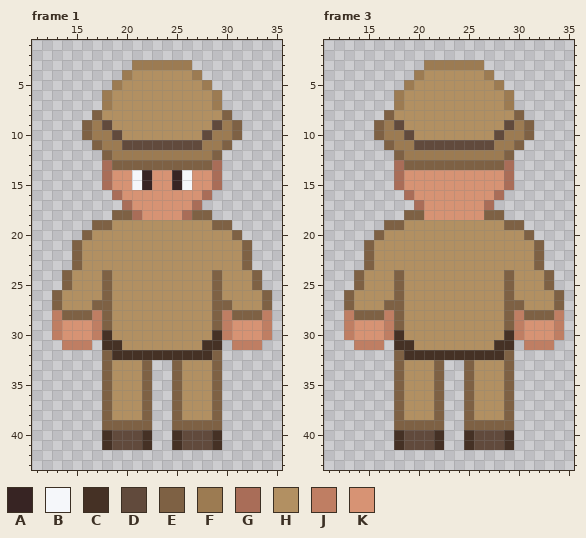
A pixel-art file gets an edit: Player/WIP Aseprite/Player 360.aseprite. Above: the version before the commit.
48x48 pixels, 4 frames. Colours within 5 levels of each other are drawn and written as one. Shown: frame 1: x 11..35, y 1..43; frame 3: x 11..35, y 1..43. The commit also changed other frames, which this record leaves out.
Visible layers, top first: "Hat", "Head", "ShirtLeftArm", "Left Arm", "Shirt RightArm", "Right Arm", "PantBootsLeftLeg", "Left Leg", "PantBootsRightLeg", "Right Leg", "ShirtTorso", "Torso".
Palette (. is transparent): A #372423  B #f5f7fa  C #453125  D #614a3c  E #7e6144  F #9c7b52  G #a96d58  H #b29062  J #bf7e63  K #d79374
Pixels before, frame 1, first column x 13:
 3 ........FFFFFF........
 4 .......FHHHHHHF.......
 5 ......FHHHHHHHHF......
 6 .....FHHHHHHHHHHF.....
 7 .....FHHHHHHHHHHF.....
 8 ....EHHHHHHHHHHHHE....
 9 ...EFDHHHHHHHHHHDFE...
10 ...EFFDHHHHHHHHDFFE...
11 ....EFFDDDDDDDDFFE....
12 .....EFFFFFFFFFFE.....
13 .....GEEEEEEEEEEG.....
14 .....GKKBAKKABKKG.....
15 .....GKKBAKKABKKG.....
16 ......GKKKKKKKKG......
17 .......GKKKKKKG.......
18 ......EEGKKKKGEE......
19 ....EEHHHHHHHHHHEE....
20 ...EHHHHHHHHHHHHHHE...
21 ..EHHHHHHHHHHHHHHHHE..
22 ..EHHHHHHHHHHHHHHHHE..
23 ..EHHHHHHHHHHHHHHHHE..
24 .EHHHEHHHHHHHHHHEHHHE.
25 .EHHHEHHHHHHHHHHEHHHE.
26 EHHHHEHHHHHHHHHHEHHHHE
27 EHHHEEHHHHHHHHHHEEHHHE
28 JEEEJEHHHHHHHHHHEJEEEJ
29 JKKKJEHHHHHHHHHHEJKKKJ
30 JKKKJCHHHHHHHHHHCJKKKJ
31 .JJJ.CCHHHHHHHHCC.JJJ.
32 .....ECCCCCCCCCCE.....
33 .....EHHHE..EHHHE.....
34 .....EHHHE..EHHHE.....
35 .....EHHHE..EHHHE.....
36 .....EHHHE..EHHHE.....
37 .....EHHHE..EHHHE.....
38 .....EHHHE..EHHHE.....
39 .....EEEEE..EEEEE.....
40 .....CDDDC..CDDDC.....
41 .....CDDDC..CDDDC.....
Pixels before, frame 3, first column x 13:
 3 ........FFFFFF........
 4 .......FHHHHHHF.......
 5 ......FHHHHHHHHF......
 6 .....FHHHHHHHHHHF.....
 7 .....FHHHHHHHHHHF.....
 8 ....EHHHHHHHHHHHHE....
 9 ...EFDHHHHHHHHHHDFE...
10 ...EFFDHHHHHHHHDFFE...
11 ....EFFDDDDDDDDFFE....
12 .....EFFFFFFFFFFE.....
13 .....GEEEEEEEEEEG.....
14 .....GKKKKKKKKKKG.....
15 .....GKKKKKKKKKKG.....
16 ......GKKKKKKKKG......
17 .......GKKKKKKG.......
18 ......EEKKKKKKEE......
19 ....EEHHHHHHHHHHEE....
20 ...EHHHHHHHHHHHHHHE...
21 ..EHHHHHHHHHHHHHHHHE..
22 ..EHHHHHHHHHHHHHHHHE..
23 ..EHHHHHHHHHHHHHHHHE..
24 .EHHHEHHHHHHHHHHEHHHE.
25 .EHHHEHHHHHHHHHHEHHHE.
26 EHHHHEHHHHHHHHHHEHHHHE
27 EHHHEEHHHHHHHHHHEEHHHE
28 JEEEJEHHHHHHHHHHEJEEEJ
29 JKKKJEHHHHHHHHHHEJKKKJ
30 JKKKJCHHHHHHHHHHCJKKKJ
31 .JJJ.CCHHHHHHHHCC.JJJ.
32 .....ECCCCCCCCCCE.....
33 .....EHHHE..EHHHE.....
34 .....EHHHE..EHHHE.....
35 .....EHHHE..EHHHE.....
36 .....EHHHE..EHHHE.....
37 .....EHHHE..EHHHE.....
38 .....EHHHE..EHHHE.....
39 .....EEEEE..EEEEE.....
40 .....CDDDC..CDDDC.....
41 .....CDDDC..CDDDC.....
The same view after the edit:
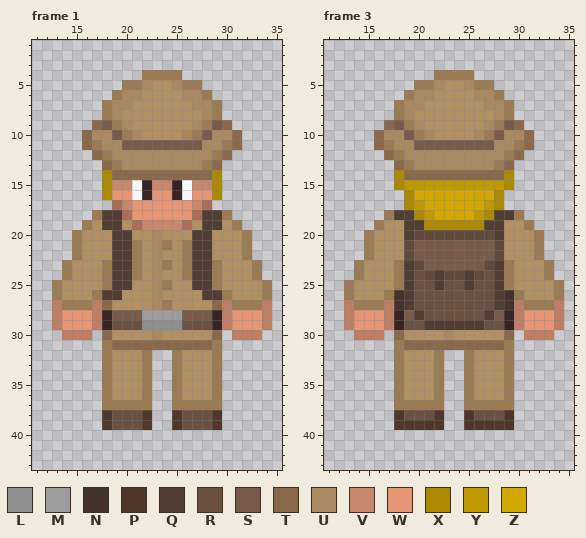
Colours new in this view: L #8e8e8e  M #9c9c9c  N #45332b  P #4f382b  Q #523d33  R #6b5142  S #785b4a  T #8a694a  U #ab8960  V #c7876d  W #e69575  X #ab8900  Y #bf9900  Z #d1a700
The author wrote: Player sprite final - 4 directions view - ready to anim (idle, walk)
Changes in this commit:
layer "BackPack" added
layer "Torso" removed
Changed rows in their new state; - is an unchanged pixel.
Frame 1:
first column x 13:
 3 --------......--------
 4 -------..FFFF..-------
 5 ------.FFU--UFF.------
 6 -----.FUU----UUF.-----
 7 ------UU------UU------
 8 ----.FU--------UF.----
 9 ---.TSFU------UFST.---
10 ---TUUSFU----UFSUUT---
11 ---TFUUSSSSSSSSUUFT---
12 ----TFUUUUUUUUUUFT----
13 -----TFUUUUUUUUFT-----
14 -----XTTTTTTTTTTX-----
15 -----XVV--VV--VVX-----
16 -----XWWBAWWABWWX-----
17 ------GVWWWWWWVG------
18 ----FQQGWWWWWWGQQF----
19 ---FHQQ-GVVVVG-QQHF---
20 --FH--QQ--U---QQ--HF--
21 --F---QQF-UF-FQQ---F--
22 --F---QQF-U--FQQ---F--
23 -FH--FQQF-UF-FQQF--HF-
24 -F---FQQF-U--FQQF---F-
25 FH---FQQ--UF--QQF---HF
26 F---FQQ---U----QQF---F
27 JFFFJT----UF----TJFFFJ
28 -WWW-ASSSMMMMSSSA-WWW-
29 -WWW-ARRRLLLLRRRA-WWW-
30 .JJJ.T----U-----T.JJJ.
31 -...-FTTTTTTTTTTF-...-
32 -----FHHHF..FHHHF-----
33 -----F---F--F---F-----
34 -----F---F--F---F-----
35 -----F---F--F---F-----
36 -----F---F--F---F-----
37 -----FFFFF--FFFFF-----
38 -----PRRRP--PRRRP-----
39 -----PRRRP--PRRRP-----
40 -----.....--.....-----
41 -----.....--.....-----
Frame 3:
first column x 13:
 3 --------......--------
 4 -------..FFFF..-------
 5 ------.FFU--UFF.------
 6 -----.FUU----UUF.-----
 7 ------UU------UU------
 8 ----.FU--------UF.----
 9 ---.TSFU------UFST.---
10 ---TUUSFU----UFSUUT---
11 ---TFUUSSSSSSSSUUFT---
12 ----TFUUUUUUUUUUFT----
13 -----TFUUUUUUUUFT-----
14 -----XTTTTTTTTTTX-----
15 -----XYYYYYYYYYYX-----
16 ------XZZZZZZZZX------
17 ------XYZZZZZZYX------
18 ----FQQXYZZZZYXQQF----
19 ---FHHQQXXXXXXQQHHF---
20 --FH--QDDDDDDDDQ--HF--
21 --F---DSSSSSSSSD---F--
22 --F---DSSSSSSSSD---F--
23 -FH--FQDSSSSSSDQF--HF-
24 -F---FQRDQDDQDRQF---F-
25 FH---FQRRQRRQRRQF---HF
26 F---FNQRRRRRRRRQNF---F
27 JFFFJNQRRRRRRRRQNJFFFJ
28 -WWW-ASQRRRRRRQSA-WWW-
29 -WWW-ARRQQQQQQRRA-WWW-
30 .JJJ.T----U-----T.JJJ.
31 -...-FTTTTTTTTTTF-...-
32 -----FHHHF..FHHHF-----
33 -----F---F--F---F-----
34 -----F---F--F---F-----
35 -----F---F--F---F-----
36 -----F---F--F---F-----
37 -----FFFFF--FFFFF-----
38 -----PRRRP--PRRRP-----
39 -----PPPPP--PPPPP-----
40 -----.....--.....-----
41 -----.....--.....-----
Changed places in both pictures, as pixel boxes (x1, y1, x2, y2):
changed: (52, 60, 272, 450)
changed: (344, 60, 564, 450)
